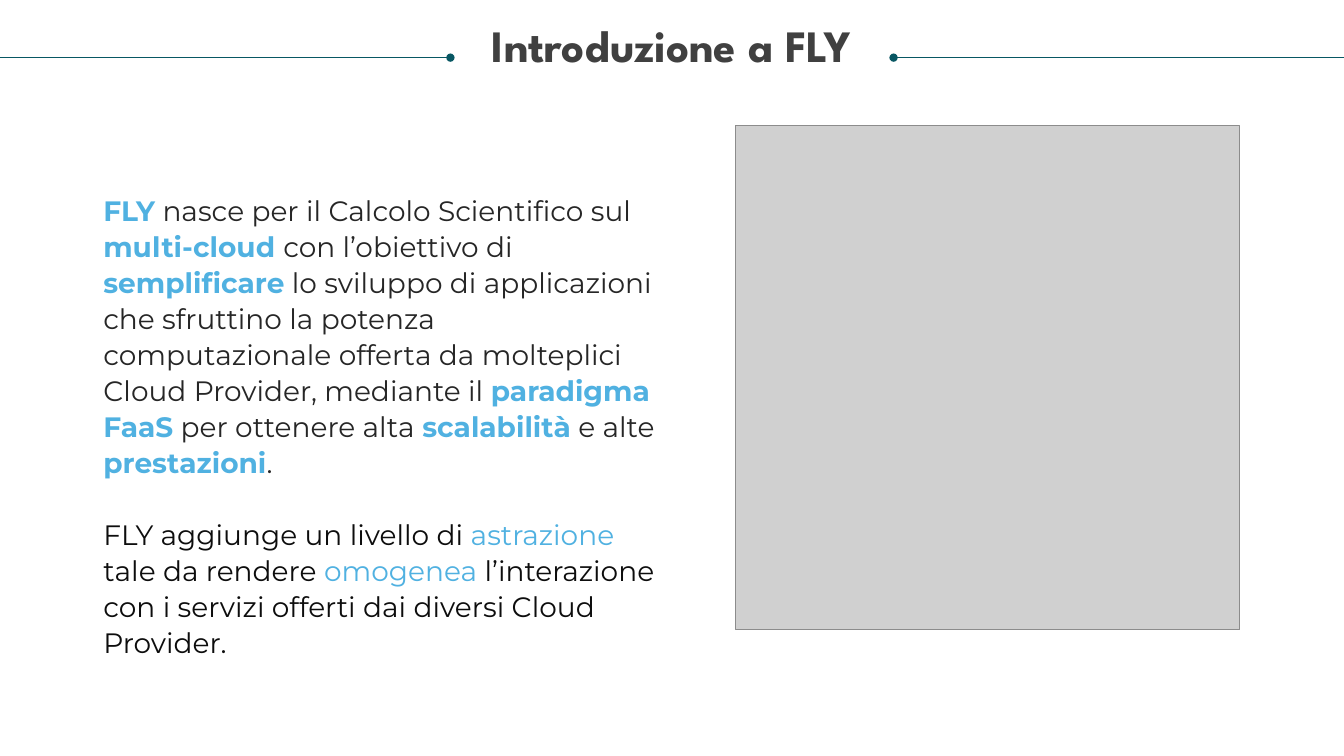
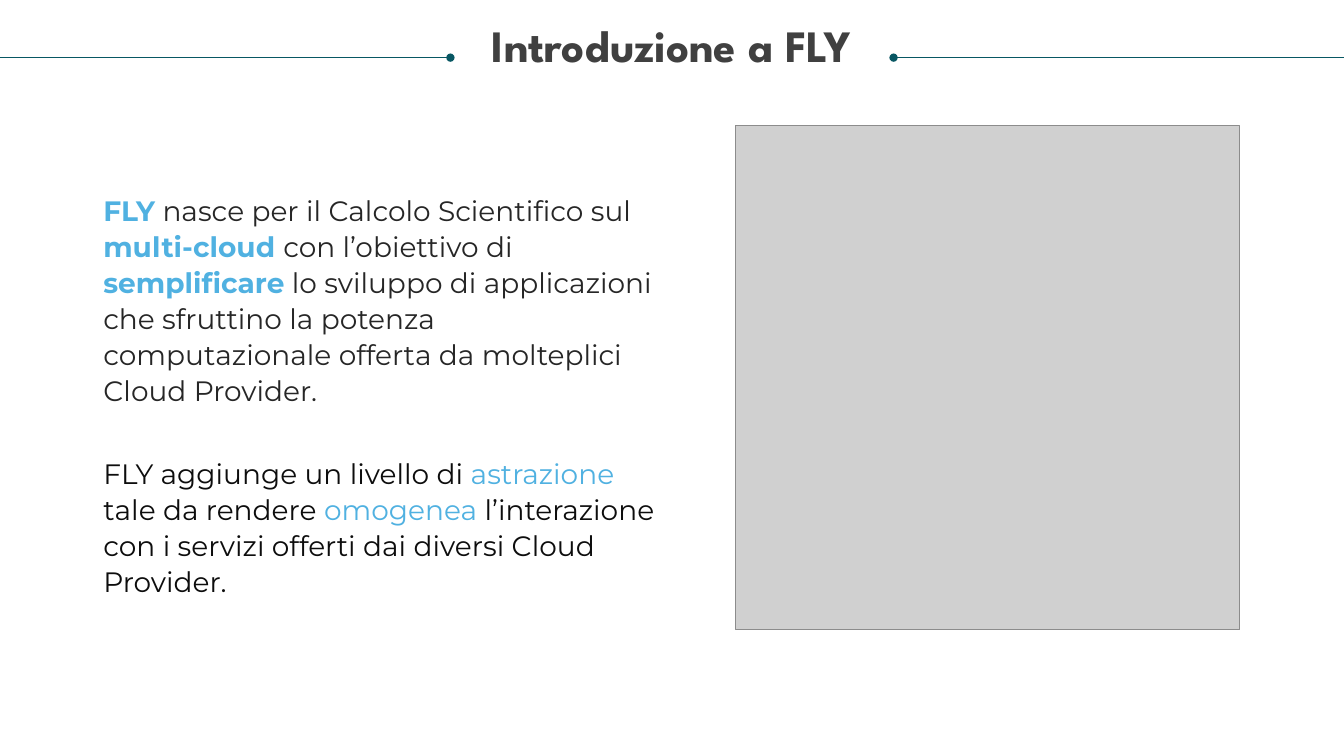
Before and after one commit to antonio-cirillo/nosql-fly-implementation, a slide deck: slide 4 of Tesi e Presentazione/Presentazione tesi.pptx (slide 5 before the commit). Drawn at 1344x756 pixels with LibreOffice and Linux fonts; fonts in the diff are those of the drawing; grey boxes stand for pictures. Boxes give left, top, right and bottom in pixels: in the first picture for what was removed or moved away, otherwise in the second. Text is boxed around its words. In the diff, an @@ line names an element or a change of style, - is before the commit and + after.

```diff
--- a/Tesi e Presentazione/Presentazione tesi.pptx
+++ b/Tesi e Presentazione/Presentazione tesi.pptx
@@ text at (103,200,655,592): text changed @@
-FLY nasce per il Calcolo Scientifico sul multi-cloud con l’obiettivo di semplificare lo sviluppo di applicazioni che sfruttino la potenza computazionale offerta da molteplici Cloud Provider, mediante il paradigma FaaS per ottenere alta scalabilità e alte prestazioni.
-FLY aggiunge un livello di astrazione tale da rendere omogenea l’interazione con i servizi offerti dai diversi Cloud Provider.
+FLY nasce per il Calcolo Scientifico sul multi-cloud con l’obiettivo di semplificare lo sviluppo di applicazioni che sfruttino la potenza computazionale offerta da molteplici Cloud Provider.
+FLY aggiunge un livello di astrazione tale da rendere omogenea l’interazione con i servizi offerti dai diversi Cloud Provider.
```
Also in this commit, not shown: 1 slide removed.
